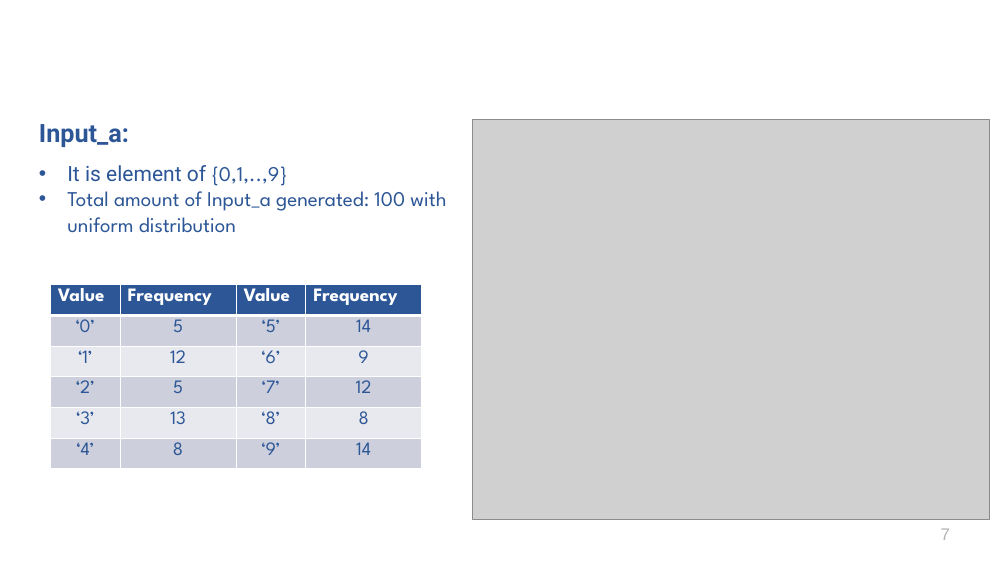
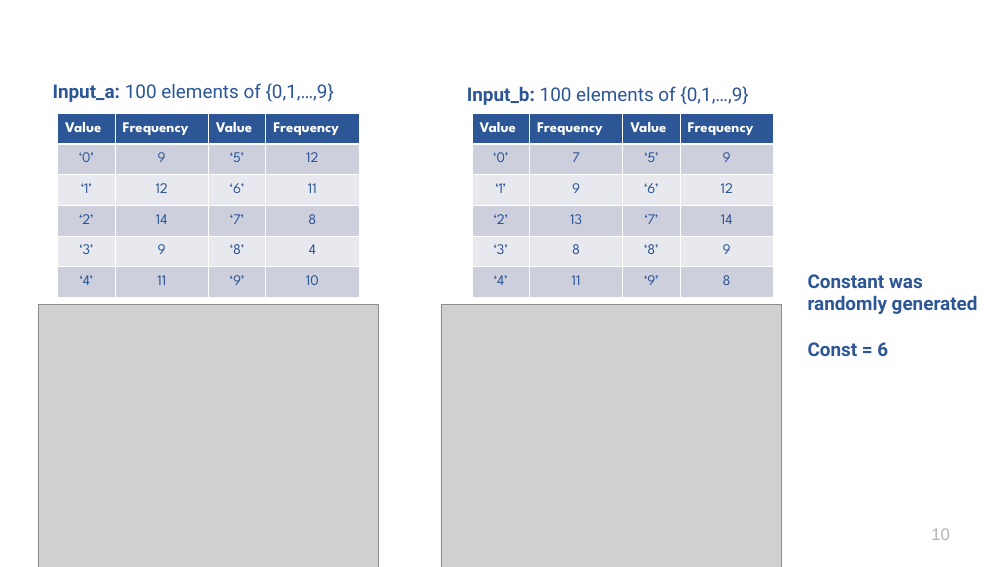
Before and after one commit to aduquet/PhDStuff_repo, a slide deck: slide 10 of ProgressMeetings/Oct_06_22.pptx (slide 7 before the commit). Drawn at 1008x567 pixels with LibreOffice and Linux fonts; fonts in the diff are those of the drawing; grey boxes stand for pictures; background and template pictures are left out. Boxes give left, top, right and bottom in pixels: in the first picture for what was removed or moved away, otherwise in the second. Text is boxed around its words. In the diff, an @@ line names an element or a change of style, - is before the commit and + after.

```diff
--- a/ProgressMeetings/Oct_06_22.pptx
+++ b/ProgressMeetings/Oct_06_22.pptx
@@ text at box(53, 83, 334, 102): text changed; size 20 to 18 pt; font League Spartan to Roboto @@
-Input_a:
-• It is element of {0,1,..,9}
-• Total amount of Input_a generated: 100 with uniform distribution
+Input_a: 100 elements of {0,1,…,9}
@@ text added at box(467, 86, 748, 105), 18 pt, text #2C5696 @@
+Input_b: 100 elements of {0,1,…,9}
@@ table at box(57, 113, 358, 297) @@
-row 2, column 2: 5
+row 2, column 2: 9
-row 2, column 4: 14
+row 2, column 4: 12
-row 3, column 4: 9
+row 3, column 4: 11
-row 4, column 2: 5
+row 4, column 2: 14
-row 4, column 4: 12
+row 4, column 4: 8
-row 5, column 2: 13
+row 5, column 2: 9
-row 5, column 4: 8
+row 5, column 4: 4
-row 6, column 2: 8
+row 6, column 2: 11
-row 6, column 4: 14
+row 6, column 4: 10
@@ size 18 to 14 pt in "Value", "Frequency", "Value", "Frequency" and 11 more places @@
@@ table: place and size @@
-table at box(51, 285, 421, 469)
+table at box(57, 113, 358, 297)
@@ table added at box(472, 113, 773, 297), 6 rows, 4 columns @@
+Value | Frequency | Value | Frequency
+‘0’ | 7 | ‘5’ | 9
+‘1’ | 9 | ‘6’ | 12
+‘2’ | 13 | ‘7’ | 14
+‘3’ | 8 | ‘8’ | 9
+‘4’ | 11 | ‘9’ | 8
@@ picture removed at box(473, 119, 990, 519) @@
@@ text added at box(808, 274, 978, 356), 18 pt, text #2C5696, bold @@
+Constant was randomly generated
+Const = 6
@@ picture added at box(39, 305, 379, 567) @@
@@ picture added at box(441, 305, 781, 567) @@
@@ page number at box(931, 528, 950, 540): text changed @@
-7
+10
```
Also in this commit, not shown: 5 other slides changed, 7 slides added, 2 slides removed.
